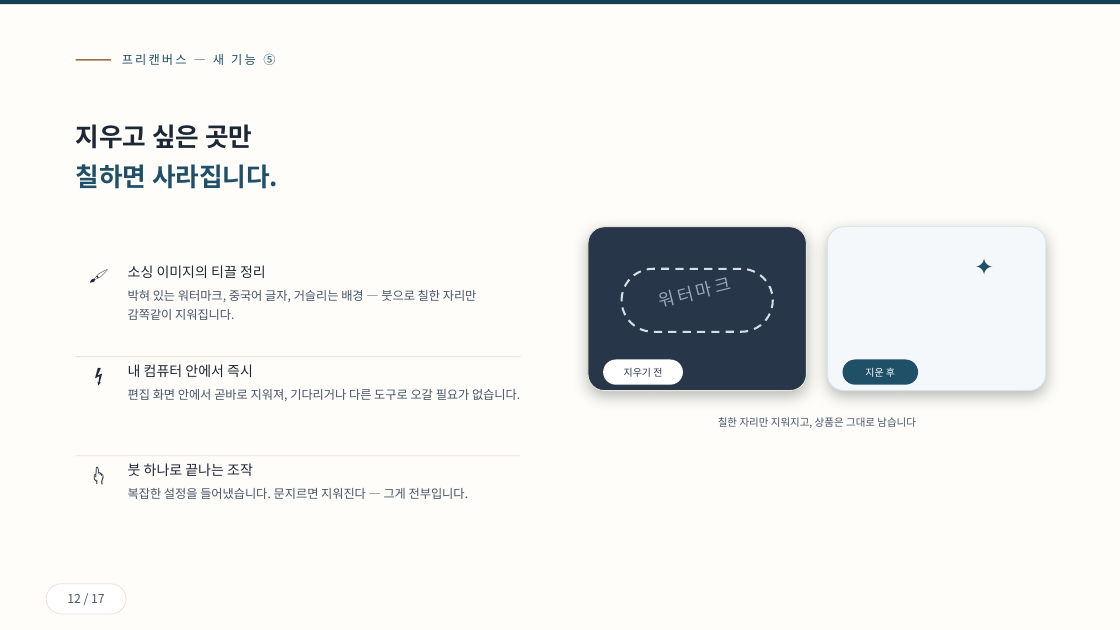
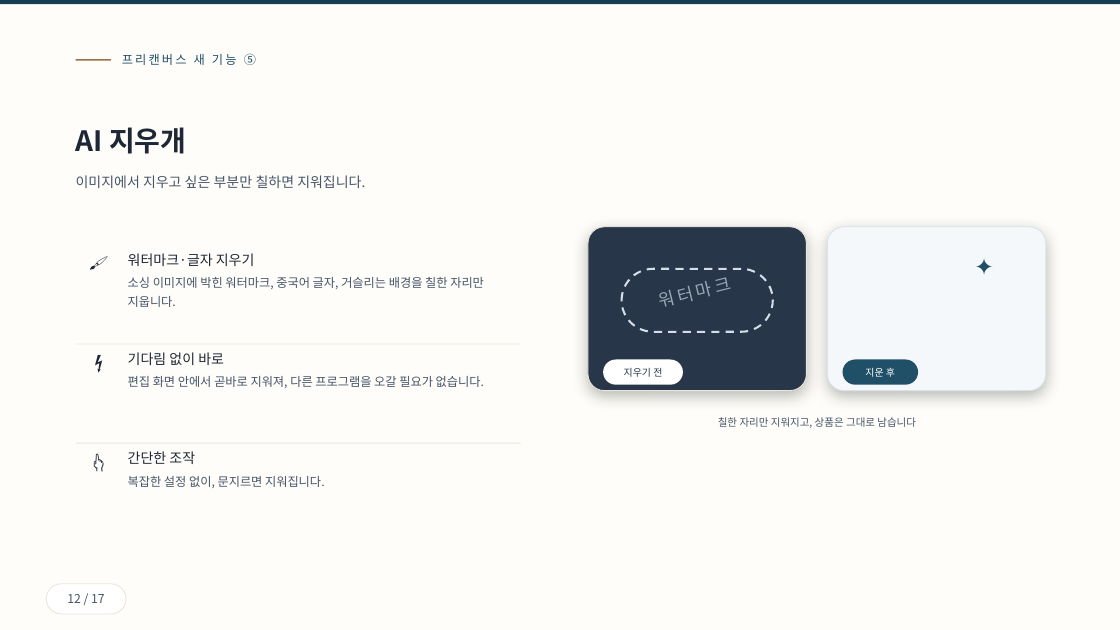
Before and after one commit to ramiteacher/searchmaster-x-freecanvas, a slide deck: slide 12 of slides.pptx. Drawn at 1120x630 pixels with LibreOffice and Linux fonts; fonts in the diff are those of the drawing. Boxes give left, top, right and bottom in pixels: in the first picture for what was removed or moved away, otherwise in the second. Text is boxed around its words. In the diff, an @@ line names an element or a change of style, - is before the commit and + after.

Commit message:
카피 전면 실용문 전환: 기능명 제목·평문 설명, 시적 표현 제거

```diff
--- a/slides.pptx
+++ b/slides.pptx
@@ text at (122,53,256,65): text changed @@
-프리캔버스 — 새 기능 ⑤
+프리캔버스 새 기능 ⑤
@@ text at (76,127,365,188): text changed; size 22 to 12 pt; text colour #1F5068 to #455569; bold off @@
-지우고 싶은 곳만
-칠하면 사라집니다.
+AI 지우개
+이미지에서 지우고 싶은 부분만 칠하면 지워집니다.
@@ text at (128,253,484,307): text changed @@
-소싱 이미지의 티끌 정리
-박혀 있는 워터마크, 중국어 글자, 거슬리는 배경 — 붓으로 칠한 자리만 감쪽같이 지워집니다.
+워터마크·글자 지우기
+소싱 이미지에 박힌 워터마크, 중국어 글자, 거슬리는 배경을 칠한 자리만 지웁니다.
@@ rectangle: place and size @@
-rectangle at (76,356,521,357)
+rectangle at (76,344,521,344)
@@ text at (128,352,484,388): text changed @@
-내 컴퓨터 안에서 즉시
-편집 화면 안에서 곧바로 지워져, 기다리거나 다른 도구로 오갈 필요가 없습니다.
+기다림 없이 바로
+편집 화면 안에서 곧바로 지워져, 다른 프로그램을 오갈 필요가 없습니다.
@@ rectangle: place and size @@
-rectangle at (76,455,521,456)
+rectangle at (76,443,521,444)
@@ 3 texts: place and size @@
-3 texts at (76,265,122,505)
+3 texts at (76,252,122,492)
@@ text at (128,451,325,488): text changed @@
-붓 하나로 끝나는 조작
-복잡한 설정을 들어냈습니다. 문지르면 지워진다 — 그게 전부입니다.
+간단한 조작
+복잡한 설정 없이, 문지르면 지워집니다.
```
Also in this commit, not shown: 15 other slides changed, 1 slide added, 1 slide removed, 1 other file.
